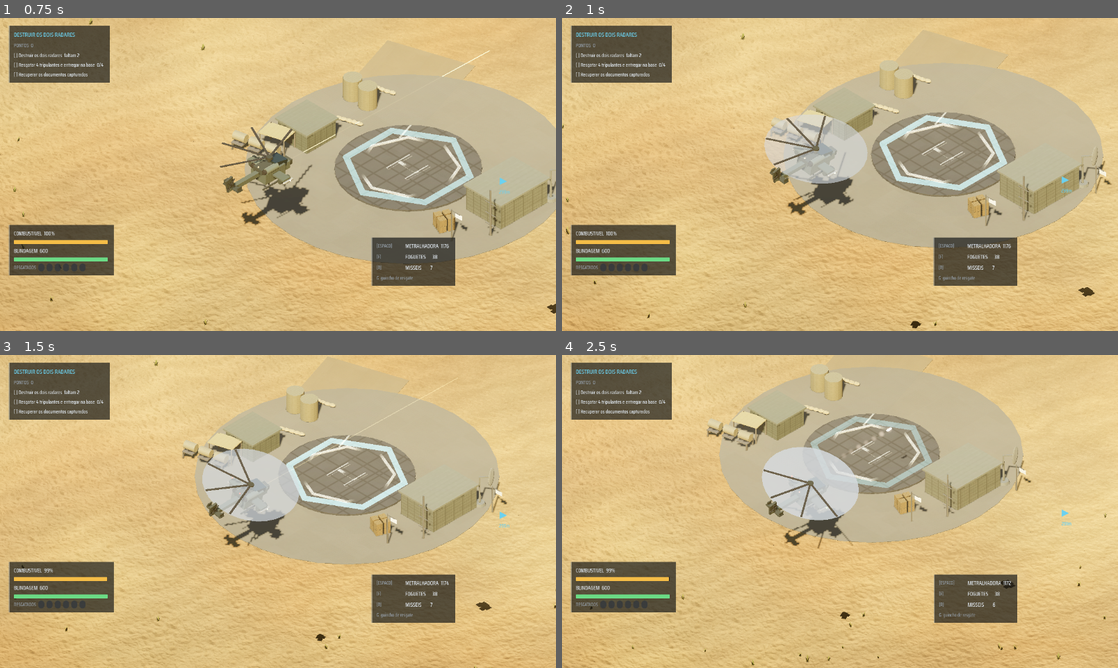
Above: before the commit, frames 1-4 (two rows, left to right).
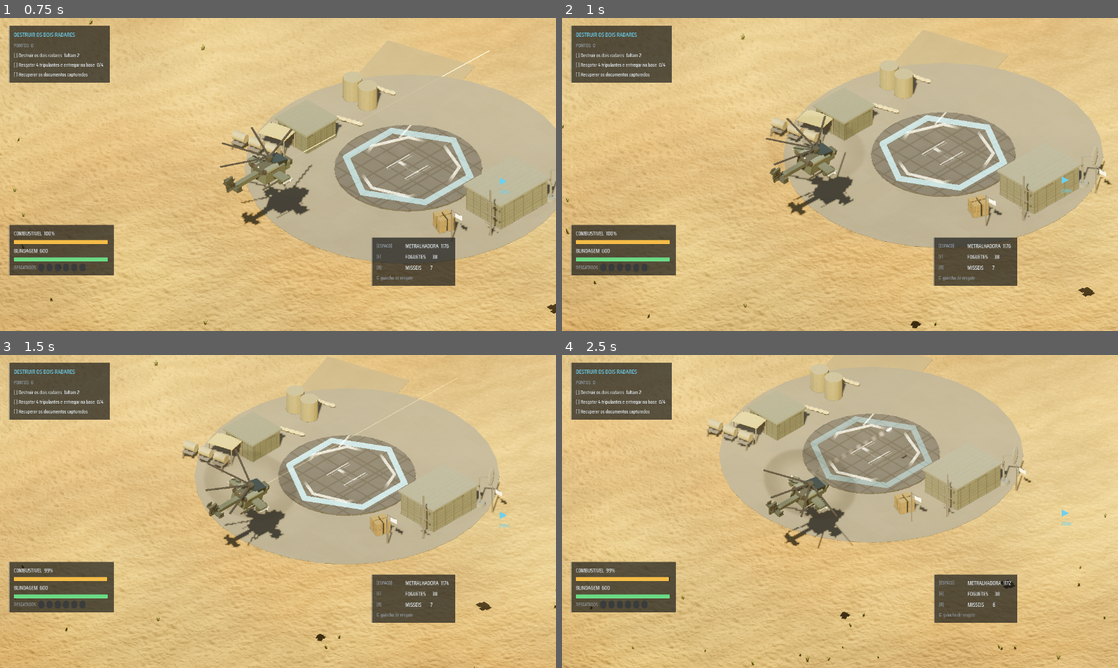
Above: after the commit, the same moments.

Repository: JVLegend/project-sandhawk
Game: Godot game, scene res://game/main.tscn
Two runs of this game, one before a commit and one after it. Both use one fixed random seed, a clock stepped at 60 frames per second and the inputs below.
Inputs (mouse positions are in pixels of both pictures, inside the frame that each line leads up to):
- Up to frame 1 (0.75 s): tap Enter (ui_accept) at 0.5 s; move the mouse to (400, 158) at 0.52 s; hold D (move_right) from 0.53 s (still down); tap Space (fire_primary) at 0.6 s; click (400, 158) at 0.67 s
- Up to frame 2 (1 s): keep holding D (move_right); tap Enter (ui_accept) at 0.77 s
- Up to frame 3 (1.5 s): release D (move_right) at 1.25 s; drag from (166, 527) to (250, 574) at 1.27 s
- Up to frame 4 (2.5 s): move the mouse to (895, 442) at 2.02 s; hold D (move_right) from 2.03 s (still down); tap R (fire_special) at 2.1 s

Frame 1 is identical in both runs. In frame 2, 3.0% of the frame differs, in the area x 36-55%, y 30-53%; in frame 3, 2.9%; in frame 4, 3.0%.

Commit message:
Rotor como anel translucido escuro e pedras grandes com colisao
Rotor (feedback de playtest: 'circulo branco demais'):
- o borrao deixou de ser um disco cheio claro e virou um ANEL escuro e
  translucido: textura radial com centro transparente e faixa suave onde as
  pontas das pas varrem, que e onde o borrao real acontece
- cor trocada de branco-azulado para quase-preto (as pas sao pretas, o borrao
  delas tambem) e alpha maximo reduzido de 0,72 para 0,30
- mesmo tratamento no helicoptero inimigo

Pedras (feedback de playtest: 'carros passando por pedras'):
- pedras com escala >= 1,3 viram StaticBody com colisao esferica: veiculos
  deslizam ao redor via move_and_slide em vez de atravessar
- bonus tatico: pedra grande agora bloqueia tiro e quebra linha de visada,
  entao vira cobertura contra o missil do SAM
- pedrinhas continuam atravessaveis, senao tudo enganca em cascalho

Ferramenta: modo de captura 'voo' que acelera por 1,5 s antes de fotografar,
para verificar efeitos que so aparecem em velocidade. Corrigido no caminho:
a variante de captura sem soltar input nao chamava quit() e o processo
ficava vivo para sempre.

Verificado: smoke test passa, boot real com zero erro, captura em voo
confirma o anel novo. Export macOS regenerado.

Co-Authored-By: Claude Fable 5 <noreply@anthropic.com>

Diff:
--- a/project/actors/enemies/enemy_helicopter.gd
+++ b/project/actors/enemies/enemy_helicopter.gd
@@ -201,17 +201,16 @@
 
 	_rotor_blur = MeshInstance3D.new()
 	_rotor_blur.name = "RotorBlur"
-	var disc := CylinderMesh.new()
-	disc.top_radius = 4.9
-	disc.bottom_radius = 4.9
-	disc.height = 0.02
-	disc.radial_segments = 28
+	var disc := QuadMesh.new()
+	disc.size = Vector2(9.8, 9.8)
 	_rotor_blur.mesh = disc
+	_rotor_blur.rotation_degrees = Vector3(-90.0, 0.0, 0.0)
 
 	var blur := StandardMaterial3D.new()
 	blur.transparency = BaseMaterial3D.TRANSPARENCY_ALPHA
 	blur.shading_mode = BaseMaterial3D.SHADING_MODE_UNSHADED
-	blur.albedo_color = Color(0.78, 0.8, 0.84, 0.3)
+	blur.albedo_texture = Vfx.get_rotor_ring_texture()
+	blur.albedo_color = Color(0.1, 0.1, 0.11, 0.16)
 	blur.cull_mode = BaseMaterial3D.CULL_DISABLED
 	_rotor_blur.material_override = blur
 	_rotor_pivot.add_child(_rotor_blur)
--- a/project/actors/helicopter/player_helicopter.gd
+++ b/project/actors/helicopter/player_helicopter.gd
@@ -374,17 +374,18 @@
 
 	_rotor_blur = MeshInstance3D.new()
 	_rotor_blur.name = "RotorBlur"
-	var disc := CylinderMesh.new()
-	disc.top_radius = 6.5
-	disc.bottom_radius = 6.5
-	disc.height = 0.02
-	disc.radial_segments = 32
+	var disc := QuadMesh.new()
+	disc.size = Vector2(13.0, 13.0)
 	_rotor_blur.mesh = disc
-
+	_rotor_blur.rotation_degrees = Vector3(-90.0, 0.0, 0.0)
+
+	## Anel ESCURO e translucido: as pas sao pretas, o borrao delas tambem.
+	## O disco branco cheio de antes parecia um prato sobre o helicoptero.
 	var blur_material := StandardMaterial3D.new()
 	blur_material.transparency = BaseMaterial3D.TRANSPARENCY_ALPHA
 	blur_material.shading_mode = BaseMaterial3D.SHADING_MODE_UNSHADED
-	blur_material.albedo_color = Color(0.82, 0.86, 0.9, 0.0)
+	blur_material.albedo_texture = Vfx.get_rotor_ring_texture()
+	blur_material.albedo_color = Color(0.1, 0.1, 0.11, 0.0)
 	blur_material.cull_mode = BaseMaterial3D.CULL_DISABLED
 	_rotor_blur.material_override = blur_material
 	_rotor_pivot.add_child(_rotor_blur)
--- a/project/data/flight_tuning.gd
+++ b/project/data/flight_tuning.gd
@@ -15,7 +15,7 @@
 @export var bank_lerp: float = 8.0
 @export var rotor_speed_degrees: float = 1500.0
 @export var rotor_blur_threshold: float = 0.18
-@export var rotor_blur_max_alpha: float = 0.72
+@export var rotor_blur_max_alpha: float = 0.3
 @export var shadow_size: float = 7.0
 
 @export_group("Camera")
--- a/project/data/flight_tuning.tres
+++ b/project/data/flight_tuning.tres
@@ -15,7 +15,7 @@
 bank_lerp = 8.0
 rotor_speed_degrees = 1500.0
 rotor_blur_threshold = 0.18
-rotor_blur_max_alpha = 0.72
+rotor_blur_max_alpha = 0.3
 shadow_size = 7.0
 camera_smooth_time = 0.35
 camera_lookahead = 8.5
--- a/project/tools/capture_screenshot.gd
+++ b/project/tools/capture_screenshot.gd
@@ -56,6 +56,14 @@
 		get_tree().call_group("camera_rig", "snap_to_target")
 		await _wait_frames(CAMERA_CATCHUP_FRAMES)
 
+	if mode == "voo":
+		## Acelera de verdade por ~1,5 s para o borrao do rotor aparecer.
+		Input.action_press("move_forward")
+		await _wait_frames(90)
+		await _capture_keep_input(output_path)
+		Input.action_release("move_forward")
+		return
+
 	if mode == "explosao" and target != null and target.has_method("take_damage"):
 		target.take_damage(DAMAGE_EVENT.create(
 			9999,
@@ -68,6 +76,21 @@
 		await _wait_frames(EXPLOSION_FRAMES)
 
 	await _capture(output_path)
+
+
+## Captura sem soltar o input antes do frame ser desenhado.
+## Encerra o processo como _capture: sem o quit a ferramenta fica viva para sempre.
+func _capture_keep_input(output_path: String) -> void:
+	await RenderingServer.frame_post_draw
+	var image := get_viewport().get_texture().get_image()
+	var error := image.save_png(output_path)
+
+	if error == OK:
+		print("Screenshot salvo em %s" % output_path)
+	else:
+		push_error("Falha ao salvar screenshot (erro %d)" % error)
+
+	get_tree().quit(0 if error == OK else 1)
 
 
 func _capture(output_path: String) -> void:
--- a/project/vfx/vfx.gd
+++ b/project/vfx/vfx.gd
@@ -8,6 +8,7 @@
 
 var _soft_texture: ImageTexture
 var _scorch_texture: ImageTexture
+var _rotor_ring_texture: ImageTexture
 var _quad_mesh: QuadMesh
 var _debris_mesh: BoxMesh
 var _spark_mesh: BoxMesh
@@ -16,6 +17,7 @@
 func _ready() -> void:
 	_soft_texture = _make_soft_texture()
 	_scorch_texture = _make_scorch_texture()
+	_rotor_ring_texture = _make_rotor_ring_texture()
 
 	_spark_mesh = BoxMesh.new()
 	_spark_mesh.size = Vector3(0.07, 0.07, 0.5)
@@ -31,6 +33,12 @@
 ## particula em quad. Sem ela o quad aparece como retangulo de borda dura.
 func get_soft_texture() -> ImageTexture:
 	return _soft_texture
+
+
+## Anel de borrao de rotor: centro transparente, faixa suave onde as pontas
+## das pas varrem. Um disco cheio e branco parecia um prato em cima do heli.
+func get_rotor_ring_texture() -> ImageTexture:
+	return _rotor_ring_texture
 
 
 ## Rastro luminoso entre dois pontos (hitscan).
@@ -501,6 +509,22 @@
 	return ImageTexture.create_from_image(image)
 
 
+func _make_rotor_ring_texture() -> ImageTexture:
+	var size := 128
+	var image := Image.create(size, size, false, Image.FORMAT_RGBA8)
+	var center := Vector2(size, size) * 0.5
+
+	for y in size:
+		for x in size:
+			var r := Vector2(x, y).distance_to(center) / (float(size) * 0.5)
+			## Nada ate 40% do raio, sobe ate ~85% e cai na borda: so a varredura
+			## das pontas fica visivel, que e onde o borrao real acontece.
+			var ring := smoothstep(0.4, 0.85, r) * (1.0 - smoothstep(0.9, 1.0, r))
+			image.set_pixel(x, y, Color(1.0, 1.0, 1.0, ring))
+
+	return ImageTexture.create_from_image(image)
+
+
 func _make_soft_texture() -> ImageTexture:
 	var image := Image.create(SOFT_TEXTURE_SIZE, SOFT_TEXTURE_SIZE, false, Image.FORMAT_RGBA8)
 	var center := Vector2(SOFT_TEXTURE_SIZE, SOFT_TEXTURE_SIZE) * 0.5
--- a/project/world/props/prop_factory.gd
+++ b/project/world/props/prop_factory.gd
@@ -9,7 +9,24 @@
 
 
 static func make_rock(scale_factor: float, rng: RandomNumberGenerator) -> Node3D:
-	var root := Node3D.new()
+	## Pedra grande e obstaculo de verdade: veiculos deslizam ao redor dela
+	## (move_and_slide) e ela bloqueia tiro e linha de visada, virando cobertura.
+	## Pedrinhas continuam atravessaveis, senao tudo engancha em cascalho.
+	var root: Node3D
+	if scale_factor >= 1.3:
+		var body := StaticBody3D.new()
+		body.collision_layer = CombatLayers.WORLD
+		body.collision_mask = 0
+
+		var shape := CollisionShape3D.new()
+		var sphere := SphereShape3D.new()
+		sphere.radius = scale_factor * 0.85
+		shape.shape = sphere
+		shape.position = Vector3(0.0, scale_factor * 0.35, 0.0)
+		body.add_child(shape)
+		root = body
+	else:
+		root = Node3D.new()
 	root.name = "Rock"
 
 	var material := StandardMaterial3D.new()
